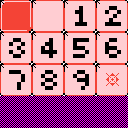
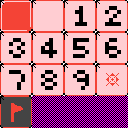
Revision of a layered 128×128 image; what changed, layer by layer:
added layer "flag" above "Pasted Layer #1" over (0, 96, 32, 128)
